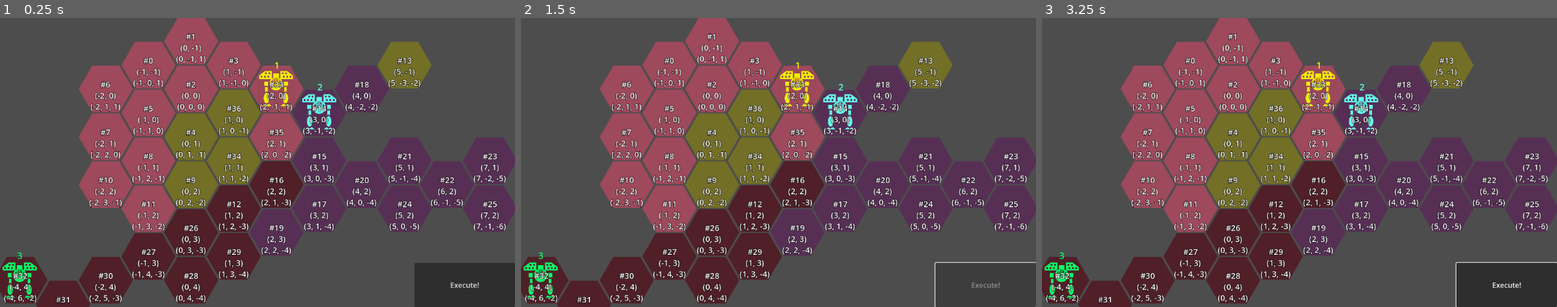
Above: before the commit, frames 1-3 (left to right).
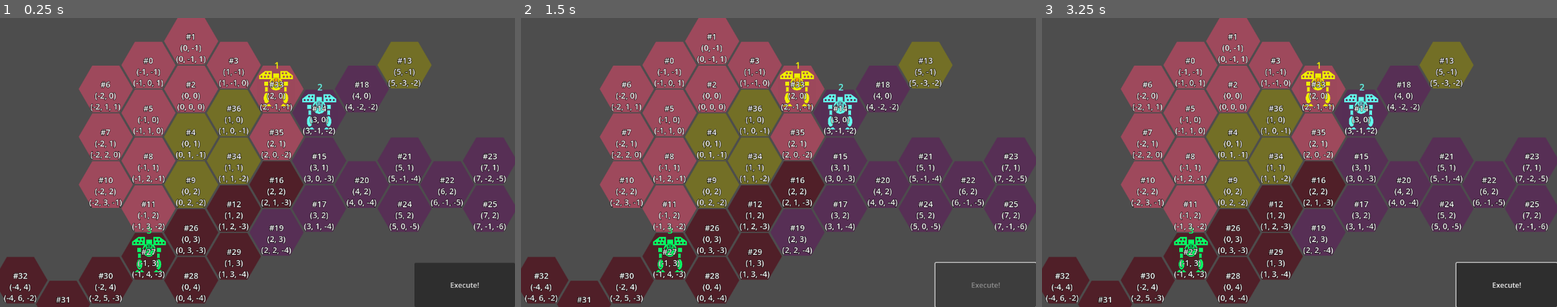
Above: after the commit, the same moments.

Repository: ArokhSlade/confetticore
Game: Godot game, scene res://game.tscn
Same seed, same stepped clock (60 frames per second), same inputs: the game is played once before the commit and once after it.
Inputs (mouse positions are in pixels of both pictures, inside the frame that each line leads up to):
- Up to frame 1 (0.25 s): no input
- Up to frame 2 (1.5 s): click "Execute!" at 0.5 s; tap Enter at 1.25 s; move the mouse to (891, 148) at 1.27 s; click (891, 148) at 1.42 s
- Up to frame 3 (3.25 s): click "Execute!" at 2 s; tap Space at 2.75 s; move the mouse to (1196, 176) at 2.77 s; click (1196, 176) at 2.92 s

The runs differ from the first frame. In frame 1, 0.7% of the frame differs, in the area x 0-33%, y 72-97%; in frame 2, 0.7%; in frame 3, 0.7%.

Commit message:
basic combat prototype working (buggy)

Diff:
--- a/hex_map.gd
+++ b/hex_map.gd
@@ -46,6 +46,19 @@
 	var global_coords = to_global(local_coords)
 	return global_coords
 
+func distance_cube(cube_0, cube_1):
+	var result = absi(cube_1.x - cube_0.x) + absi(cube_1.y - cube_0.y) + absi(cube_1.z - cube_0.z)
+	result /= 2
+	return result
+
+func distance_hex(hex_0, hex_1):
+	return distance_cube(hex_0.cube_coords, hex_1.cube_coords)
+
+func distance_node2d(node_0, node_1):
+	var hex_0 = get_hex(node_0)
+	var hex_1 = get_hex(node_1)
+	return distance_hex(hex_0, hex_1)
+
 class Hex:
 	var cube_coords : Vector3i
 
--- a/level/level.tscn
+++ b/level/level.tscn
@@ -97,8 +97,10 @@
 
 [node name="Mech3" parent="Mechs" node_paths=PackedStringArray("pilot") instance=ExtResource("3_oi3di")]
 modulate = Color(0.03, 1, 0.401833, 1)
-position = Vector2(-477, 720)
+position = Vector2(-45, 635)
 pilot = NodePath("Pilot")
+affiliation = 1
+metadata/_edit_group_ = true
 
 [node name="Pilot" parent="Mechs/Mech3" instance=ExtResource("5_f2txt")]
 position = Vector2(0, -26)
--- a/level/mechs.gd
+++ b/level/mechs.gd
@@ -29,7 +29,7 @@
 		finished_moving_all.emit()
 
 	for mech : Mech in get_children():
-		mech.start_moving()
+		mech.start_execution()
 
 	has_finished_moving_all = false
 	mech_step_timer.start()
--- /dev/null
+++ b/mech/attacking.gd
@@ -0,0 +1,17 @@
+extends MechState
+
+func next():
+
+	if mech.combat_target == null or mech.combat_target.is_dead():
+		next_state = mech.dormant_state
+	elif mech.distance_to(mech.combat_target) > mech.attack_range:
+		print_debug("combat target out of range")
+		next_state = mech.dormant_state
+	else:
+		mech.attack(mech.combat_target)
+		next_state = mech.dormant_state
+
+	return next_state
+
+func on_exit():
+	mech._finish_moving()
--- /dev/null
+++ b/mech/dead.gd
@@ -0,0 +1,8 @@
+extends MechState
+
+
+func on_enter():
+	mech.hide()
+
+func on_exit():
+	mech.show()
--- a/mech/mech.gd
+++ b/mech/mech.gd
@@ -12,6 +12,8 @@
 
 @onready var dormant_state = $States/Dormant
 @onready var moving_state = $States/Moving
+@onready var attack_state = $States/Attacking
+@onready var dead_state = $States/Dead
 
 @export var pilot : Pilot
 @export var move_range : int
@@ -19,13 +21,13 @@
 @export var hp : int = 5
 @export var damage: int = 2
 @export var affiliation = Affiliation.RED
+@export var attack_range : int = 1
 
 var state : MechState
 var path : Path
 var hex_map : HexMap
 
 var combat_target : Mech
-
 
 var path_length : int:
 	get:
@@ -48,6 +50,9 @@
 		old_state.on_exit()
 		state.on_enter()
 
+func is_dead():
+	return hp <= 0
+
 func _move_step():
 	if not path.is_empty():
 		var old_hex = hex_map.global_to_hex(global_position)
@@ -55,6 +60,21 @@
 		var new_position = hex_map.hex_to_global(new_hex)
 		global_position = new_position
 		hex_map.move_occupant(self, old_hex, new_hex)
+
+func attack(target):
+	assert(target != null)
+	assert(distance_to(target) <= attack_range)
+	$AnimationPlayer.play("attack")
+	combat_target.modify_hp(-damage)
+
+func modify_hp(value:int):
+	assert(state != dead_state)
+	hp += value
+	if hp < 0:
+		die()
+
+func die():
+	state.switch(dead_state)
 
 func _wait_step():
 	if not path.is_empty():
@@ -64,8 +84,17 @@
 	path = null
 	finished_moving.emit()
 
-func start_exectution():
-	pass
+#TODO(ArokhSlade, 2025 09 11):
+# this looks like transition logic of the planning state
+func start_execution():
+	assert(state == dormant_state)
+	if combat_target != null:
+		if distance_to(combat_target) <= attack_range:
+			state.switch(attack_state)
+		else:
+			state.switch(moving_state)
+	else:
+		state.switch(moving_state)
 
 func start_moving():
 	assert(state == dormant_state)
@@ -89,8 +118,12 @@
 
 func path_next_to(enemy_cube):
 	path = path_finder.compute_path(enemy_cube)
-	path.pop_back()
+	if path.back.cube_coords == enemy_cube:
+		path.pop_back()
 
 func plan_move(target_cube):
 	path = path_finder.compute_path(target_cube)
 	combat_target = null
+
+func distance_to(target_node2d):
+	return hex_map.distance_node2d(self, target_node2d)
--- a/mech/mech.tscn
+++ b/mech/mech.tscn
@@ -1,11 +1,70 @@
-[gd_scene load_steps=7 format=3 uid="uid://30ubfbepehwu"]
+[gd_scene load_steps=12 format=3 uid="uid://30ubfbepehwu"]
 
 [ext_resource type="Script" uid="uid://c8wf6wa0y7yb0" path="res://mech/mech.gd" id="1_e36w2"]
 [ext_resource type="Texture2D" uid="uid://6uqtsgkxn4jw" path="res://assets/icons/missile-mech.png" id="2_e36w2"]
 [ext_resource type="Script" uid="uid://bp586srp1ywjj" path="res://mech/states/dormant.gd" id="3_wmpuk"]
 [ext_resource type="Script" uid="uid://dicg28tjhe5il" path="res://mech/states/moving.gd" id="4_sabuu"]
+[ext_resource type="Script" uid="uid://cnb02bfra54o8" path="res://mech/attacking.gd" id="5_3fitu"]
 [ext_resource type="Script" uid="uid://b6qw2702nqqor" path="res://mech/path_finder.gd" id="5_sabuu"]
 [ext_resource type="PackedScene" uid="uid://nxtsg3sv8qtq" path="res://paths/path_marker.tscn" id="6_5hb5k"]
+[ext_resource type="Script" uid="uid://cmhwmf77ictex" path="res://mech/dead.gd" id="6_qb0tl"]
+
+[sub_resource type="Animation" id="Animation_3fitu"]
+resource_name = "attack"
+length = 0.5
+tracks/0/type = "bezier"
+tracks/0/imported = false
+tracks/0/enabled = true
+tracks/0/path = NodePath("Sprite2D:scale:x")
+tracks/0/interp = 1
+tracks/0/loop_wrap = true
+tracks/0/keys = {
+"handle_modes": PackedInt32Array(0, 0, 0),
+"points": PackedFloat32Array(0.25, -0.25, 0, 0.25, 0, 0.729999, -0.25, 0, 0.25, 0, 0.25, -0.25, 0, 0.25, 0),
+"times": PackedFloat32Array(0, 0.233333, 0.5)
+}
+tracks/1/type = "bezier"
+tracks/1/imported = false
+tracks/1/enabled = true
+tracks/1/path = NodePath("Sprite2D:scale:y")
+tracks/1/interp = 1
+tracks/1/loop_wrap = true
+tracks/1/keys = {
+"handle_modes": PackedInt32Array(0, 0, 0),
+"points": PackedFloat32Array(0.25, -0.25, 0, 0.25, 0, 0.729999, -0.25, 0, 0.25, 0, 0.25, -0.25, 0, 0.25, 0),
+"times": PackedFloat32Array(0, 0.233333, 0.5)
+}
+
+[sub_resource type="Animation" id="Animation_qb0tl"]
+length = 0.001
+tracks/0/type = "bezier"
+tracks/0/imported = false
+tracks/0/enabled = true
+tracks/0/path = NodePath("Sprite2D:scale:x")
+tracks/0/interp = 1
+tracks/0/loop_wrap = true
+tracks/0/keys = {
+"handle_modes": PackedInt32Array(0),
+"points": PackedFloat32Array(0.25, -0.25, 0, 0.25, 0),
+"times": PackedFloat32Array(0)
+}
+tracks/1/type = "bezier"
+tracks/1/imported = false
+tracks/1/enabled = true
+tracks/1/path = NodePath("Sprite2D:scale:y")
+tracks/1/interp = 1
+tracks/1/loop_wrap = true
+tracks/1/keys = {
+"handle_modes": PackedInt32Array(0),
+"points": PackedFloat32Array(0.25, -0.25, 0, 0.25, 0),
+"times": PackedFloat32Array(0)
+}
+
+[sub_resource type="AnimationLibrary" id="AnimationLibrary_41flq"]
+_data = {
+&"RESET": SubResource("Animation_qb0tl"),
+&"attack": SubResource("Animation_3fitu")
+}
 
 [node name="Mech" type="Node2D" node_paths=PackedStringArray("path_finder")]
 script = ExtResource("1_e36w2")
@@ -25,7 +84,18 @@
 [node name="Moving" type="Node" parent="States"]
 script = ExtResource("4_sabuu")
 
+[node name="Attacking" type="Node" parent="States"]
+script = ExtResource("5_3fitu")
+
+[node name="Dead" type="Node" parent="States"]
+script = ExtResource("6_qb0tl")
+
 [node name="PathFinder" type="Node" parent="." node_paths=PackedStringArray("mech")]
 script = ExtResource("5_sabuu")
 mech = NodePath("..")
 path_marker = ExtResource("6_5hb5k")
+
+[node name="AnimationPlayer" type="AnimationPlayer" parent="."]
+libraries = {
+&"": SubResource("AnimationLibrary_41flq")
+}
--- a/mech/states/moving.gd
+++ b/mech/states/moving.gd
@@ -4,6 +4,8 @@
 
 	if mech.path == null or mech.path.is_empty():
 		next_state = mech.dormant_state
+	elif mech.combat_target != null and mech.distance_to(mech.combat_target) <= mech.attack_range:
+		next_state = mech.attack_state
 	else:
 		var front_hex = mech.path.front
 		if front_hex.is_occupied():
Not shown, added: mech/attacking.gd.uid
Not shown, added: mech/dead.gd.uid
